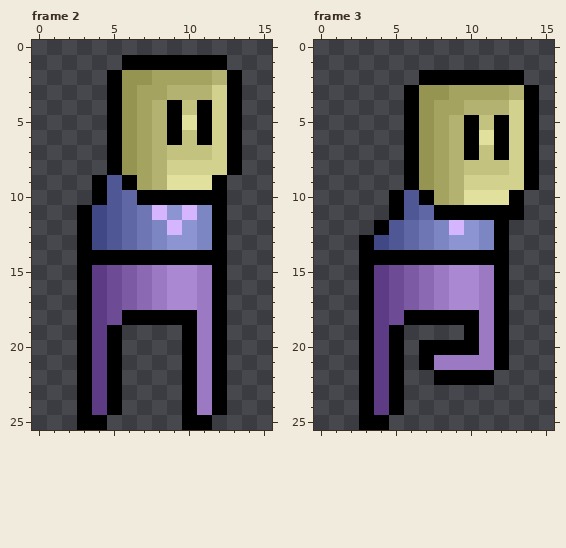
Two versions of one pixel-art file, Assets/Artwork/Player/Steve/Steve Running.aseprite. Above, as it was before the edit.
16x26 pixels, 4 frames. Shown: frame 2, frame 3. The commit also changed other frames, which this record leaves out.
The same view after the edit:
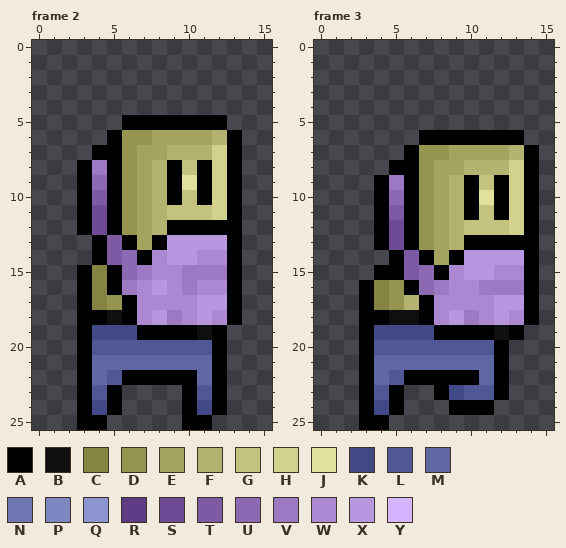
Palette (. is transparent): A #000000  B #0f0f0f  C #858442  D #959451  E #a4a360  F #b3b270  G #c3c27e  H #d2d18d  J #e1e09d  K #404885  L #4f5895  M #5f67a4  N #6e76b3  P #7c86c3  Q #8c94d2  R #5d3c85  S #6d4c95  T #7c5ba4  U #8b6ab3  V #9b79c3  W #aa88d2  X #b897e1  Y #d6b5ff
Diff:
Changed rows in their new state; - is an unchanged pixel.
Frame 2:
first column x 3:
 1 ---.......-
 2 --.........
 3 --.........
 4 --.........
 5 --.AAA-A-A.
 6 ----DEEEEF-
 7 -A---EFFF--
 8 AV----AGA--
 9 AUAD--A-AHA
10 ATADEF-G-HA
11 -SADEFGGGHA
12 -SADEFAAA-A
13 .ATAEAXXXXA
14 .-TU-WXXWWA
15 -CAUVW-V-VA
16 -CAVWX-VWWA
17 -CDAWW--XXA
18 -AB-WXVWXWA
19 -KKKAAA-B--
20 -LLLLLLLL--
21 -MMMMMMMM--
22 -MLAAAA-M--
23 -L------L--
24 -K------K--
Frame 3:
first column x 3:
 2 ----.......-
 3 ---.........
 4 ---.........
 5 ---.........
 6 ---.AAA-A-A.
 7 -----DEEEEF-
 8 --A---EFFF--
 9 -AV----AGA--
10 -AUAD--A-AHA
11 -ATADEF-G-HA
12 --SADEFGGGHA
13 .ASADEFAA-AA
14 ..-T-E-XXXXA
15 .AA--A-XXWWA
16 -CDA-----VVA
17 -CDFAW--WXXA
18 -ABB-WXVWXWA
19 -KKKKAA-ABA-
20 -LLLLLLLL---
21 -MMMMMMMM---
22 -MLAA---MA--
23 -L---AKLLA--
24 -K----AAA---
